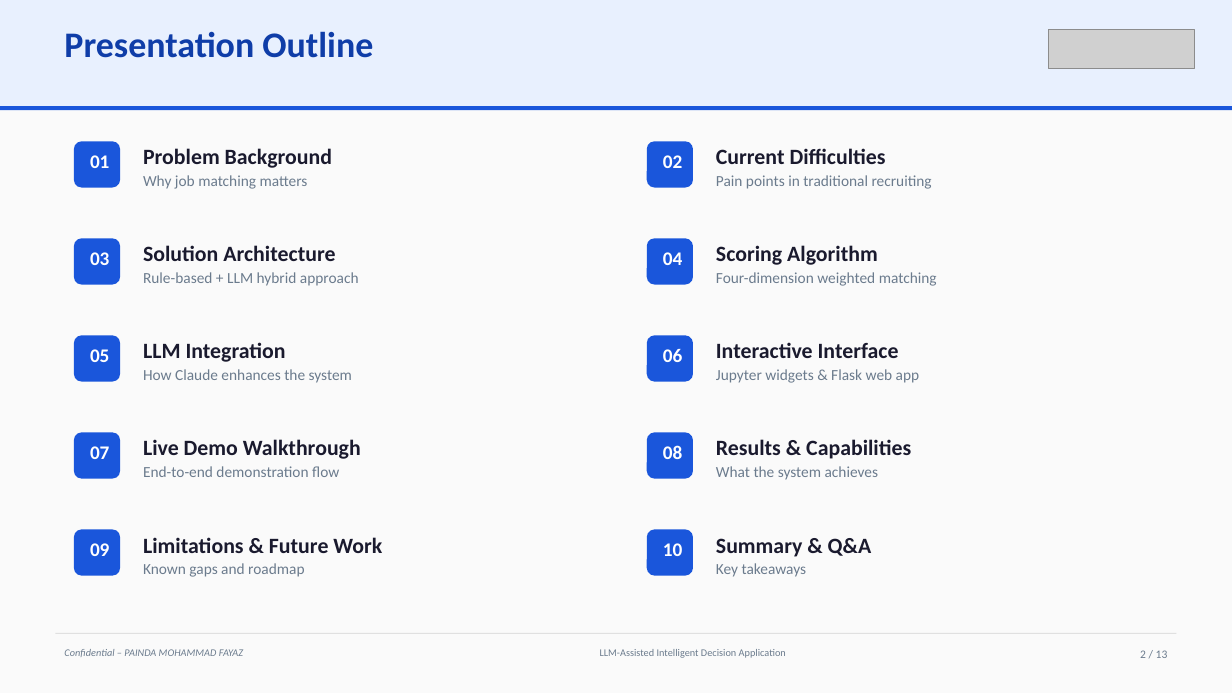
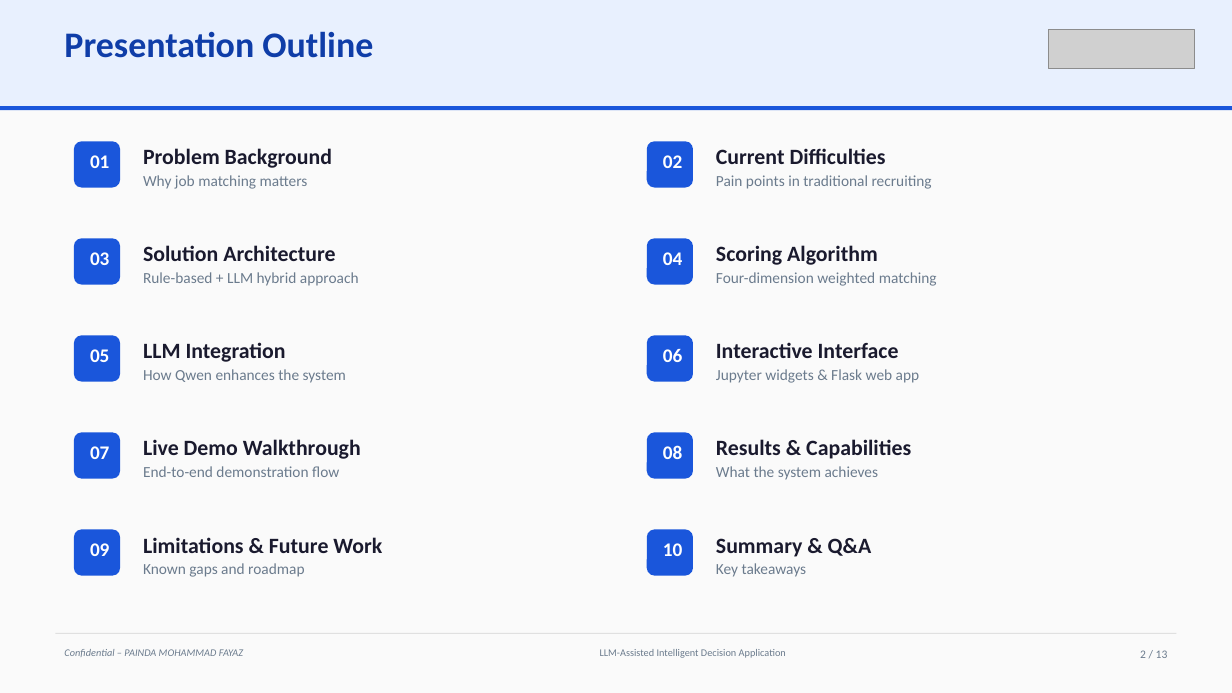
Before and after one commit to fayazpainda/job-matching, a slide deck: slide 2 of Final_Project_Presentation.pptx. Drawn at 1232x693 pixels with LibreOffice and Linux fonts; fonts in the diff are those of the drawing; grey boxes stand for pictures. Boxes give left, top, right and bottom in pixels: in the first picture for what was removed or moved away, otherwise in the second. Text is boxed around its words. In the diff, an @@ line names an element or a change of style, - is before the commit and + after.

Commit message:
Switch LLM provider from Anthropic Claude to Qwen (DashScope)
- Notebook uses the openai SDK against the OpenAI-compatible DashScope
  endpoint; llm_explain_match now calls chat.completions (mock fallback kept)
- requirements: anthropic -> openai
- .env/.env.example: DASHSCOPE_API_KEY + LLM_BASE_URL + LLM_MODEL (qwen-plus)
- Scrub Claude/Anthropic references from notebook, README, and slides
- Regenerate Final_Project_Presentation.pptx
- Ignore PowerPoint ~$ lock files

```diff
--- a/Final_Project_Presentation.pptx
+++ b/Final_Project_Presentation.pptx
@@ text at (x1=143, y1=369, x2=346, y2=383): text changed @@
-How Claude enhances the system
+How Qwen enhances the system
```
Also in this commit, not shown: 6 other slides changed, 6 other files.
